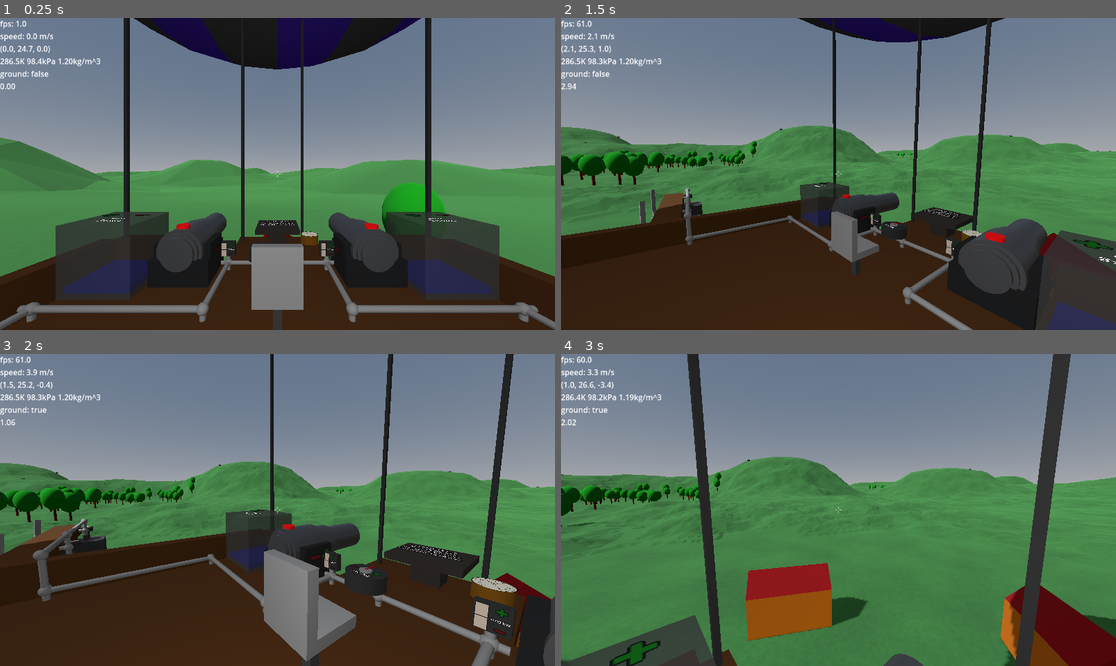
Above: before the commit, frames 1-4 (two rows, left to right).
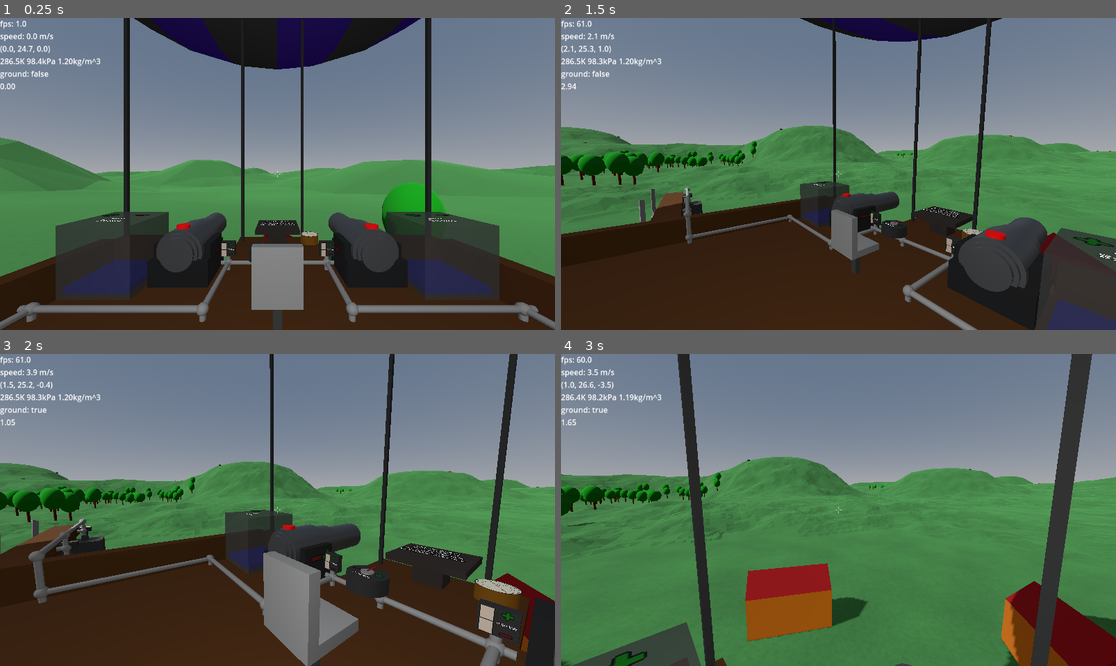
Above: after the commit, the same moments.

Repository: jmdejong/airships
Game: Godot game, scene res://scenes/world.tscn
Two runs of this game, one before a commit and one after it. Both use one fixed random seed, a clock stepped at 60 frames per second and the inputs below.
Inputs (mouse positions are in pixels of both pictures, inside the frame that each line leads up to):
- Up to frame 1 (0.25 s): no input
- Up to frame 2 (1.5 s): move the mouse to (960, 158) at 0.52 s; hold D (right) 0.53-1.28 s; click (960, 158) at 0.6 s; move the mouse to (810, 174) at 1.27 s; hold W (forwards) from 1.28 s (still down); tap Mouse wheel down (rotate_left) at 1.35 s
- Up to frame 3 (2 s): keep holding W (forwards)
- Up to frame 4 (3 s): keep holding W (forwards); move the mouse to (849, 503) at 2.02 s; tap Mouse wheel up (rotate_right) at 2.1 s; move the mouse to (832, 516) at 2.77 s; tap Shift (sprint) at 2.85 s; click (832, 516) at 2.92 s

Frame 1 is identical in both runs. In frame 2, 2.5% of the frame differs, in the area x 0-100%, y 0-100%; in frame 3, 5.4%; in frame 4, 11%.

Commit message:
more efficient gap cutting in wood panels

Diff:
--- a/code/components/wood_panel.gd
+++ b/code/components/wood_panel.gd
@@ -28,41 +28,38 @@
 		$Connection/CollisionShapeY.shape = _box_shape(size + Vector3(-0.2, 0.1, -0.2))
 		$Connection/CollisionShapeZ.shape = _box_shape(size + Vector3(-0.2, -0.2, 0.1))
 
-func _block_positions() -> Array[Vector3]:
-	var p: Array[Vector3] = []
-	for x: int in size_block.x:
-		for y: int in size_block.y:
-			for z: int in size_block.z:
-				p.append(Vector3(x, y, z) * Global.block_size)
-	return p
-
 func destroy(where: Vector3) -> void:
 	if get_parent() == null:
 		return
 	var local_where: Vector3 = where * transform
-	var closest: Vector3
-	var closest_score: float = INF
+	var closest: Vector3i = Vector3i(local_where / Global.block_size).clamp(Vector3i.ZERO, size_block - Vector3i.ONE)
 	if size_block != Vector3i.ONE:
-		for pos: Vector3 in _block_positions():
-			var center: Vector3 = pos + Global.block_center
-			if center.distance_squared_to(local_where) < closest_score:
-				closest = pos
-				closest_score = center.distance_squared_to(local_where)
 		var new_components: Array[Component] = []
-		for pos in _block_positions():
-			if pos == closest:
-				continue
-			var clone: WoodPanel = duplicate()
-			clone.size = Vector3.ONE * Global.block_size
-			#clone.get_node().set_meta("component", clone)
-			clone.position = transform * pos
-			new_components.append(clone)
+		for area in subdivide(size, closest * Global.block_size, Global.block_size):
+			if area.get_volume() > 0:
+				var clone: WoodPanel = duplicate()
+				clone.size = area.size
+				clone.position = transform * area.position
+				new_components.append(clone)
 		get_parent().add_components(new_components)
 	get_parent().remove_child(self)
 	changed_physics.emit()
 	changed_shapes.emit()
 	queue_free()
 
+func subdivide(size: Vector3, out: Vector3, step: float) -> Array[AABB]:
+	var size_before: Vector3 = out
+	var size_before_with: Vector3 = size_before + Vector3(step, step, step)
+	var size_after: Vector3 = size - size_before_with
+	return [
+		AABB(Vector3.ZERO, Vector3(size_before.x, size.y, size.z)),
+		AABB(Vector3(size_before_with.x, 0, 0), Vector3(size_after.x, size.y, size.z)),
+		AABB(Vector3(size_before.x, 0, 0), Vector3(step, size.y, size_before.z)),
+		AABB(Vector3(size_before.x, 0, size_before_with.z), Vector3(step, size.y, size_after.z)),
+		AABB(Vector3(size_before.x, 0, size_before.z), Vector3(step, size_before.y, step)),
+		AABB(Vector3(size_before.x, size_before_with.y, size_before.z), Vector3(step, size_after.y, step))
+	]
+
 func _box_shape(size: Vector3) -> BoxShape3D:
 	var bs: BoxShape3D = BoxShape3D.new()
 	bs.size = size
--- a/code/player.gd
+++ b/code/player.gd
@@ -61,11 +61,12 @@
 	var shape: SeparationRayShape3D = SeparationRayShape3D.new()
 	shape.slide_on_slope = true
 	shape.length = 0.55
-	var offset: Vector3 = Vector3(0.3, 0.55, 0)
-	for i in 24:
+	var offset: Vector3 = Vector3(0.29, 0.55, 0)
+	var nrays: int = 48
+	for i in nrays:
 		var col: CollisionShape3D = CollisionShape3D.new()
 		col.shape = shape
-		col.position = offset.rotated(Vector3.UP, 2 * PI * float(i) / 12.0)
+		col.position = offset.rotated(Vector3.UP, 2 * PI * float(i) / float(nrays))
 		col.rotate_x(PI/2.0)
 		add_child(col)
 
